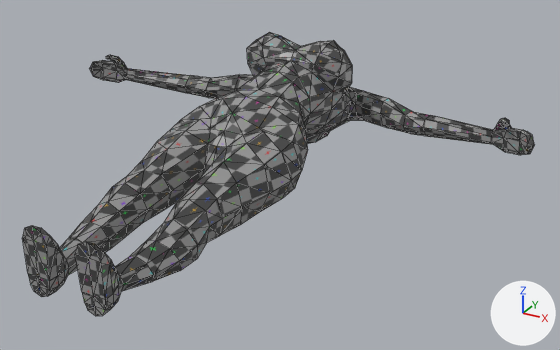
What one commit did to the COLLADA model collada/women.dae.
One viewpoint serves both versions: a camera (50 mm lens) standing at (1.54, -2.79, 1.09) and looking at (0.21, -0.37, -0.12). The lights are fixed; the arrows at lower right show +X, +Y and +Z. Mesh edges are drawn as thin lines. Where no turn or scale is listed for an object, it has been applied to the vertices.
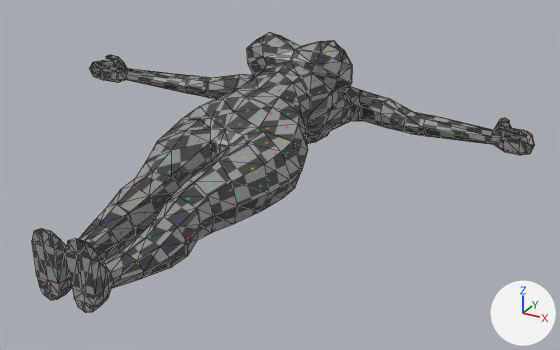
Changed parts and their boxes (x1, y1, x2, y2) in the pictures (560 x 350 px; the box of a moved part takes in the faces that stretch with it):
```json
{"object": "Cylinder", "change": "reshaped", "before": [22, 32, 534, 316], "after": [32, 32, 534, 313]}
{"part": 1, "of": "me_cylinder", "change": "moved or reshaped", "before": [22, 36, 385, 316], "after": [32, 36, 389, 313]}
{"part": 2, "of": "me_cylinder", "change": "moved or reshaped", "before": [107, 55, 124, 64], "after": [210, 130, 229, 160]}
{"part": 3, "of": "me_cylinder", "change": "surface changed", "before": [90, 32, 534, 212], "after": [90, 32, 534, 212]}
```

Scene script edits in JSON lines:
```json
{"block": "me_cylinder", "where": "me_cylinder.from_pydata(...)  # 601 vertices, 1192 faces; spans x -1.07..1.07, y -1.33..0.47, z -0.27..0.28"}
{"block": "me_cylinder", "where": "# used by ob_cylinder; location = (0.0, 0.0, 0.0)"}
{"block": "me_cylinder", "change": "me_cylinder part 1: 251 of 601 vertices moved; they spanned x -0.25..0.25, y -1.33..0.47, z -0.27..0.23 and now span x -0.97..0.26, y -1.33..0.47, z -0.27..0.23; mean shift (-0.02, 0.01, 0.01); largest move (-0.11, -1.33, -0.2) -> (0.0, 0.47, 0.01)"}
{"block": "me_cylinder", "change": "me_cylinder part 2"}
{"op": "set", "path": "me_cylinder.vertices[590].co", "old": "(-0.97, 0.06, 0.09)", "new": "(0.0, -0.39, -0.25)"}
{"op": "set", "path": "me_cylinder.vertices[591].co", "old": "(-0.95, 0.05, 0.08)", "new": "(0.0, -0.46, 0.0)", "note": "pixel (111, 60) -> pixel (219, 144)"}
{"op": "set", "path": "me_cylinder.vertices[592].co", "old": "(-0.93, 0.06, 0.09)", "new": "(0.0, -0.43, -0.22)", "note": "pixel (117, 60) -> not seen"}
{"op": "set", "path": "me_cylinder.vertices[593].co", "old": "(-0.93, 0.07, 0.1)", "new": "(0.0, -0.47, -0.17)", "note": "pixel (118, 57) -> not seen"}
{"op": "set", "path": "me_cylinder.vertices[594].co", "old": "(-0.96, 0.07, 0.09)", "new": "(0.0, -0.48, -0.08)"}
{"op": "set", "path": "me_cylinder.vertices[595].co", "old": "(-0.94, 0.09, 0.1)", "new": "(0.0, 0.35, -0.25)", "note": "pixel (118, 56) -> not seen"}
{"block": "me_cylinder", "change": "me_cylinder part 3: 975 kept faces spanning x -1.07..1.07, y -1.33..0.47, z -0.27..0.28 get new texture (UV) coordinates"}
```
